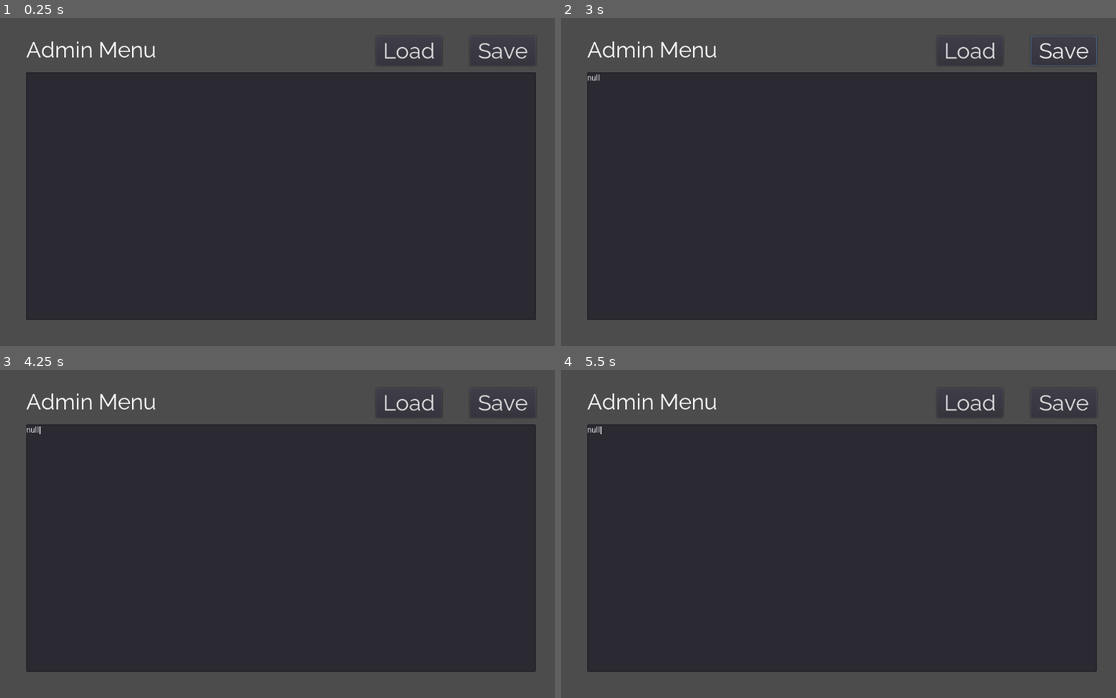
Above: before the commit, frames 1-4 (two rows, left to right).
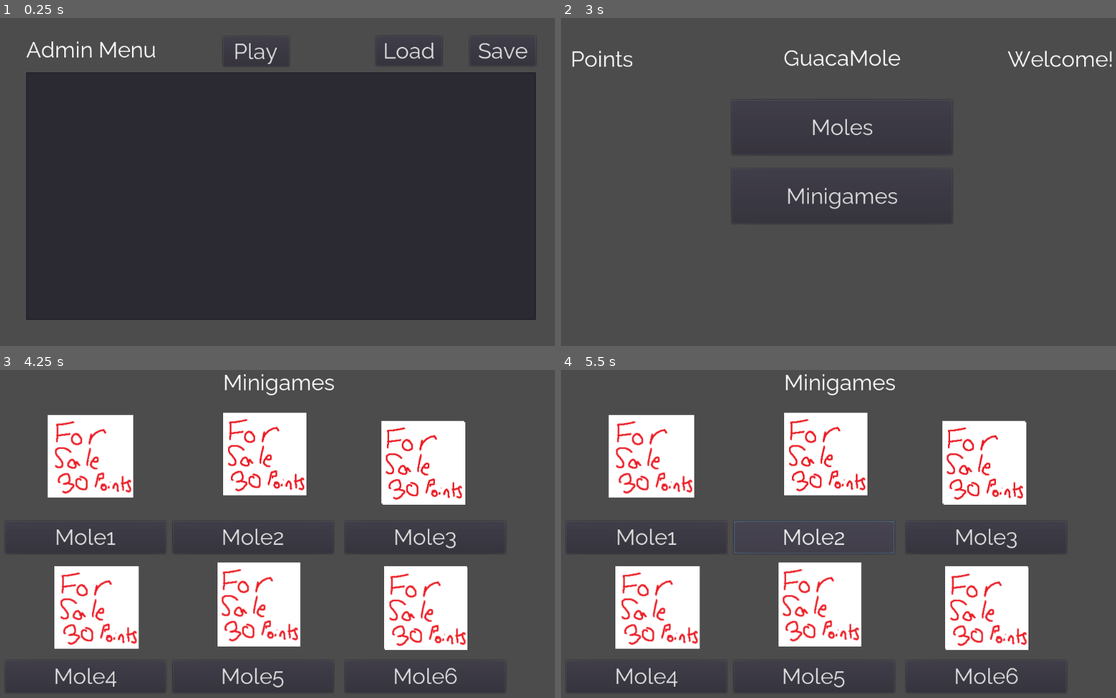
Above: after the commit, the same moments.

Repository: BasedSoup/Guacamole
Game: Godot game, scene res://Scenes/Admin.tscn
Two runs of this game, one before a commit and one after it. Both use one fixed random seed, a clock stepped at 60 frames per second and the inputs below. This scene is started directly instead of the project's main scene.
Inputs (mouse positions are in pixels of both pictures, inside the frame that each line leads up to):
- Up to frame 1 (0.25 s): no input
- Up to frame 2 (3 s): click (844, 195) at 0.52 s; type "Alex" at 0.6 s; click "Load" at 1.25 s; click "Save" at 2 s; click (816, 50) at 2.75 s, where only the run after the commit has a clickable "Play"
- Up to frame 3 (4.25 s): click (283, 478) at 3.5 s, where only the run after the commit has a clickable "Moles"
- Up to frame 4 (5.5 s): click (644, 537) at 4.25 s, where only the run after the commit has a clickable "Mole1"; click (816, 537) at 5 s, where only the run after the commit has a clickable "Mole2"

The runs differ from the first frame. In frame 1, 0.1% of the frame differs, in the area x 40-52%, y 7-15%; in frame 2, 58%; in frame 3, 62%; in frame 4, 64%, in the area x 2-97%, y 1-99%.
Error after the commit: Invalid get index 'Users' (on base: 'Nil'). (res://Scripts/Main.gd:6)

Commit message:
QoL changes and added more to moles scene

Diff:
--- a/Games/TileMatch/Tiles.gd
+++ b/Games/TileMatch/Tiles.gd
@@ -84,3 +84,7 @@
 		totalScore = 0
 	GlobalVar.SaveScore(25+totalScore) # Saves user's score using a previously written function
 	get_tree().change_scene("res://Scenes/Main.tscn") # Returns to main screen
+
+func _input(event):
+	if event.is_action_pressed("back"):
+		get_tree().change_scene("res://Scenes/Minigames.tscn")
--- a/Games/WhackAMole/WhackaMole.gd
+++ b/Games/WhackAMole/WhackaMole.gd
@@ -24,3 +24,7 @@
 		self.disabled = true #if mole is shown then hide
 		GlobalVar.SaveScore(1) # increase score
 		get_parent().get_parent().get_child(1).text = str(GlobalVar.LoadScore()) + (' Points') #changes scoreboard
+
+func _input(event):
+	if event.is_action_pressed("back"):
+		get_tree().change_scene("res://Scenes/Minigames.tscn")
--- a/Scenes/Admin.tscn
+++ b/Scenes/Admin.tscn
@@ -1,10 +1,10 @@
-[gd_scene load_steps=4 format=2]
+[gd_scene load_steps=3 format=2]
 
 [ext_resource path="res://Raleway-40.tres" type="DynamicFont" id=1]
-[ext_resource path="res://Scripts/LoadAdmin.gd" type="Script" id=2]
-[ext_resource path="res://Scripts/SaveAdmin.gd" type="Script" id=3]
+[ext_resource path="res://Scripts/Admin.gd" type="Script" id=2]
 
 [node name="Node2D" type="Node2D"]
+script = ExtResource( 2 )
 
 [node name="Label" type="Label" parent="."]
 margin_left = 50.0
@@ -33,7 +33,6 @@
 margin_bottom = 88.0
 custom_fonts/font = ExtResource( 1 )
 text = "Load"
-script = ExtResource( 2 )
 __meta__ = {
 "_edit_use_anchors_": false
 }
@@ -45,7 +44,21 @@
 margin_bottom = 88.0
 custom_fonts/font = ExtResource( 1 )
 text = "Save"
-script = ExtResource( 3 )
 __meta__ = {
 "_edit_use_anchors_": false
 }
+
+[node name="Play" type="Button" parent="."]
+margin_left = 406.829
+margin_top = 35.0
+margin_right = 526.829
+margin_bottom = 89.0
+custom_fonts/font = ExtResource( 1 )
+text = "Play"
+__meta__ = {
+"_edit_use_anchors_": false
+}
+
+[connection signal="pressed" from="Load" to="." method="loadPressed"]
+[connection signal="pressed" from="Save" to="." method="savePressed"]
+[connection signal="pressed" from="Play" to="." method="playPressed"]
--- a/Scenes/Moles.tscn
+++ b/Scenes/Moles.tscn
@@ -1,8 +1,17 @@
-[gd_scene load_steps=2 format=2]
+[gd_scene load_steps=10 format=2]
 
 [ext_resource path="res://Raleway-40.tres" type="DynamicFont" id=1]
+[ext_resource path="res://Scripts/Moles.gd" type="Script" id=2]
+[ext_resource path="res://Moles/Sprites/Mole1.png" type="Texture" id=3]
+[ext_resource path="res://Moles/Sprites/Mole2.png" type="Texture" id=4]
+[ext_resource path="res://Moles/Sprites/Mole3.png" type="Texture" id=5]
+[ext_resource path="res://Moles/Sprites/Mole5.png" type="Texture" id=6]
+[ext_resource path="res://Moles/Sprites/Mole6.png" type="Texture" id=7]
+[ext_resource path="res://Moles/Sprites/Mole4.png" type="Texture" id=8]
+[ext_resource path="res://Moles/Sprites/ForSale.png" type="Texture" id=9]
 
 [node name="Moles" type="Control"]
+script = ExtResource( 2 )
 __meta__ = {
 "_edit_use_anchors_": false
 }
@@ -11,9 +20,9 @@
 
 [node name="Button" type="Button" parent="Mole1"]
 margin_left = 12.478
-margin_top = 217.144
+margin_top = 276.144
 margin_right = 303.478
-margin_bottom = 276.144
+margin_bottom = 335.144
 custom_fonts/font = ExtResource( 1 )
 text = "Mole1"
 __meta__ = {
@@ -21,16 +30,20 @@
 }
 
 [node name="Sprite" type="Sprite" parent="Mole1"]
+position = Vector2( 164.049, 158.392 )
+texture = ExtResource( 3 )
 
 [node name="ForSale" type="Sprite" parent="Mole1"]
+position = Vector2( 169.323, 157.706 )
+texture = ExtResource( 9 )
 
 [node name="Mole2" type="Node" parent="."]
 
 [node name="Button" type="Button" parent="Mole2"]
 margin_left = 316.148
-margin_top = 217.144
+margin_top = 276.144
 margin_right = 607.147
-margin_bottom = 276.144
+margin_bottom = 335.144
 custom_fonts/font = ExtResource( 1 )
 text = "Mole2"
 __meta__ = {
@@ -38,16 +51,20 @@
 }
 
 [node name="Sprite" type="Sprite" parent="Mole2"]
+position = Vector2( 482.247, 154.149 )
+texture = ExtResource( 4 )
 
 [node name="ForSale" type="Sprite" parent="Mole2"]
+position = Vector2( 483.011, 153.701 )
+texture = ExtResource( 9 )
 
 [node name="Mole3" type="Node" parent="."]
 
 [node name="Button" type="Button" parent="Mole3"]
 margin_left = 628.473
-margin_top = 217.144
+margin_top = 276.144
 margin_right = 919.473
-margin_bottom = 276.144
+margin_bottom = 335.144
 custom_fonts/font = ExtResource( 1 )
 text = "Mole3"
 __meta__ = {
@@ -55,8 +72,12 @@
 }
 
 [node name="Sprite" type="Sprite" parent="Mole3"]
+position = Vector2( 770.746, 171.12 )
+texture = ExtResource( 5 )
 
 [node name="ForSale" type="Sprite" parent="Mole3"]
+position = Vector2( 768.969, 168.768 )
+texture = ExtResource( 9 )
 
 [node name="Mole4" type="Node" parent="."]
 
@@ -72,8 +93,12 @@
 }
 
 [node name="Sprite" type="Sprite" parent="Mole4"]
+position = Vector2( 176.3, 433.067 )
+texture = ExtResource( 8 )
 
 [node name="ForSale" type="Sprite" parent="Mole4"]
+position = Vector2( 179.333, 432.51 )
+texture = ExtResource( 9 )
 
 [node name="Mole5" type="Node" parent="."]
 
@@ -89,8 +114,12 @@
 }
 
 [node name="Sprite" type="Sprite" parent="Mole5"]
+position = Vector2( 472.347, 428.507 )
+texture = ExtResource( 6 )
 
 [node name="ForSale" type="Sprite" parent="Mole5"]
+position = Vector2( 471.568, 426.457 )
+texture = ExtResource( 9 )
 
 [node name="Mole6" type="Node" parent="."]
 
@@ -106,8 +135,12 @@
 }
 
 [node name="Sprite" type="Sprite" parent="Mole6"]
+position = Vector2( 773.575, 432.749 )
+texture = ExtResource( 7 )
 
 [node name="ForSale" type="Sprite" parent="Mole6"]
+position = Vector2( 775.485, 434.704 )
+texture = ExtResource( 9 )
 
 [node name="Label" type="Label" parent="."]
 margin_left = 368.0
--- /dev/null
+++ b/Scripts/Admin.gd
@@ -0,0 +1,31 @@
+extends Node2D
+
+func LoadFile():
+	var usernamesFile = File.new()
+#	usernamesFile.open("user://save_game.dat", File.READ)
+	usernamesFile.open(GlobalVar.savePath, File.READ)
+	var content = JSON.parse(usernamesFile.get_as_text()).result
+	usernamesFile.close()
+	return content
+
+func SaveFile(content):
+	var usernamesFile = File.new()
+#	usernamesFile.open("user://save_game.dat", File.WRITE)
+	usernamesFile.open(GlobalVar.savePath, File.WRITE)
+	usernamesFile.store_string(content)
+	usernamesFile.close()
+
+func loadPressed():
+	get_child(1).text = JSON.print(LoadFile(), "\t")
+	#sets the contents of the text editor to the contents of the file.
+
+func savePressed():
+	JSON.print(SaveFile(get_child(1).text))
+	#sets the save file contents to the contents of the text editor
+
+func playPressed():
+	get_tree().change_scene("res://Scenes/Main.tscn")
+
+func _input(event):
+	if event.is_action_pressed("back"):
+		get_tree().change_scene("res://Scenes/Login.tscn")
--- a/Scripts/LoadAdmin.gd
+++ /dev/null
@@ -1,27 +0,0 @@
-extends Button
-
-
-# Declare member variables here. Examples:
-# var a = 2
-# var b = "text"
-
-
-# Called when the node enters the scene tree for the first time.
-func _ready():
-	pass # Replace with function body.
-
-
-# Called every frame. 'delta' is the elapsed time since the previous frame.
-#func _process(delta):
-#	pass
-func LoadFile():
-	var usernamesFile = File.new()
-#	usernamesFile.open("user://save_game.dat", File.READ)
-	usernamesFile.open("N:/GuacamoleCFG/save_game.dat", File.READ)
-	var content = JSON.parse(usernamesFile.get_as_text()).result
-	usernamesFile.close()
-	return content
-
-func _pressed():
-	get_parent().get_child(1).text = JSON.print(LoadFile(), "\t")
-	#sets the contents of the text editor to the contents of the file.
--- a/Scripts/LoginButton.gd
+++ b/Scripts/LoginButton.gd
@@ -20,6 +20,14 @@
 #func _process(delta):
 #	pass
 #checks if button is pressed
+
+func _input(event):
+	if event.is_action_pressed("back"):
+		get_tree().quit()
+
+	elif event.is_action_pressed("enter"):
+		_pressed()
+
 func _pressed():
 	#gets user info
 	username = get_child(1).text
@@ -31,11 +39,11 @@
 	for each in usersJSON["Users"]:
 		if each["Username"] == username:
 			if each["Password"] == password.sha256_text():
+				GlobalVar.user = counter
 				if username == "Admin":
 					#redirects admin to admin page
 					get_tree().change_scene("res://Scenes/Admin.tscn")
 					return
-				GlobalVar.user = counter
 				#redirects user to main screen
 				get_tree().change_scene("res://Scenes/Main.tscn")
 				return
@@ -45,20 +53,20 @@
 		#creates a new user
 	get_parent().get_child(1).text="New Account Created"
 	newFile = LoadFile()
-	newFile["Users"].append({"Username":username, "Password":password.sha256_text(), "Points":0})
+	newFile["Users"].append({"Username":username, "Password":password.sha256_text(), "Points":0, "Moles":[{"Name":"Mole1", "Unlocked":false, "Happy":false}, {"Name":"Mole2", "Unlocked":false, "Happy":false}, {"Name":"Mole3", "Unlocked":false, "Happy":false}, {"Name":"Mole4", "Unlocked":false, "Happy":false}, {"Name":"Mole5", "Unlocked":false, "Happy":false}, {"Name":"Mole6", "Unlocked":false, "Happy":false}]})
 	print(newFile)
 	SaveFile(JSON.print(newFile))
 #function for saving files
 func SaveFile(content):
 	var usernamesFile = File.new()
-	usernamesFile.open("N:/GuacamoleCFG/save_game.dat", File.WRITE)
+	usernamesFile.open(GlobalVar.savePath, File.WRITE)
 #	usernamesFile.open("user://save_game.dat", File.WRITE)
 	usernamesFile.store_string(content)
 	usernamesFile.close()
 	#function for loading files
 func LoadFile():
 	var usernamesFile = File.new()
-	usernamesFile.open("N:/GuacamoleCFG/save_game.dat", File.READ)
+	usernamesFile.open(GlobalVar.savePath, File.READ)
 #	usernamesFile.open("user://save_game.dat", File.READ)
 	var content = JSON.parse(usernamesFile.get_as_text()).result
 	usernamesFile.close()
--- a/Scripts/Main.gd
+++ b/Scripts/Main.gd
@@ -8,7 +8,7 @@
 
 func LoadFile():
 	var usernamesFile = File.new()
-	usernamesFile.open("N:/GuacamoleCFG/save_game.dat", File.READ)
+	usernamesFile.open(GlobalVar.savePath, File.READ)
 #	usernamesFile.open("user://save_game.dat", File.READ)
 	var content = JSON.parse(usernamesFile.get_as_text()).result
 	usernamesFile.close()
@@ -18,9 +18,12 @@
 
 
 func _on_Moles_pressed():
-	pass # Replace with function body.
+	get_tree().change_scene("res://Scenes/Moles.tscn")
 
 
 func _on_Minigames_pressed():
 	get_tree().change_scene("res://Scenes/Minigames.tscn")
-	pass # Replace with function body.
+
+func _input(event):
+	if event.is_action_pressed("back"):
+		get_tree().change_scene("res://Scenes/Login.tscn")
--- a/Scripts/Minigames Button.gd
+++ b/Scripts/Minigames Button.gd
@@ -15,3 +15,7 @@
 
 func _on_TileMatchButton_pressed():
 	get_tree().change_scene("res://Games/TileMatch/TileMatch.tscn")
+
+func _input(event):
+	if event.is_action_pressed("back"):
+		get_tree().change_scene("res://Scenes/Main.tscn")
--- /dev/null
+++ b/Scripts/Moles.gd
@@ -0,0 +1,15 @@
+extends Node
+
+
+var currentFile = GlobalVar.LoadFile()
+
+
+func _ready():
+	for child in range(len(get_children()) - 1):
+		if currentFile["Users"][GlobalVar.user]["Moles"][child]["Unlocked"]:
+			get_child(child).get_child(2).hide()
+
+
+func _input(event):
+	if event.is_action_pressed("back"):
+		get_tree().change_scene("res://Scenes/Main.tscn")
--- a/Scripts/SaveAdmin.gd
+++ b/Scripts/SaveAdmin.gd
@@ -17,7 +17,7 @@
 func SaveFile(content):
 	var usernamesFile = File.new()
 #	usernamesFile.open("user://save_game.dat", File.WRITE)
-	usernamesFile.open("N:/GuacamoleCFG/save_game.dat", File.WRITE)
+	usernamesFile.open(GlobalVar.savePath, File.WRITE)
 	usernamesFile.store_string(content)
 	usernamesFile.close()
 
--- a/Scripts/globalVar.gd
+++ b/Scripts/globalVar.gd
@@ -4,6 +4,8 @@
 # Declare member variables here. Examples:
 # var a = 2
 # var b = "text"
+const savePath = "D:/Docs/Charlie/GuacamoleCFG/save_game.dat"
+#const path = "N:/GuacamoleCFG/save_game.dat"
 var user
 signal tilePressed
 
@@ -21,7 +23,7 @@
 
 func SaveFile(content):
 	var usernamesFile = File.new()
-	usernamesFile.open("N:/GuacamoleCFG/save_game.dat", File.WRITE)
+	usernamesFile.open(savePath, File.WRITE)
 #	usernamesFile.open("user://save_game.dat", File.WRITE)
 	usernamesFile.store_string(content)
 	usernamesFile.close()
@@ -29,7 +31,7 @@
 
 func LoadFile():
 	var usernamesFile = File.new()
-	usernamesFile.open("N:/GuacamoleCFG/save_game.dat", File.READ)
+	usernamesFile.open(savePath, File.READ)
 #	usernamesFile.open("user://save_game.dat", File.READ)
 	var content = JSON.parse(usernamesFile.get_as_text()).result
 	usernamesFile.close()
--- a/project.godot
+++ b/project.godot
@@ -25,6 +25,19 @@
 window/size/borderless=true
 window/size/always_on_top=true
 
+[input]
+
+back={
+"deadzone": 0.5,
+"events": [ Object(InputEventKey,"resource_local_to_scene":false,"resource_name":"","device":0,"alt":false,"shift":false,"control":false,"meta":false,"command":false,"pressed":false,"scancode":16777217,"unicode":0,"echo":false,"script":null)
+ ]
+}
+enter={
+"deadzone": 0.5,
+"events": [ Object(InputEventKey,"resource_local_to_scene":false,"resource_name":"","device":0,"alt":false,"shift":false,"control":false,"meta":false,"command":false,"pressed":false,"scancode":16777221,"unicode":0,"echo":false,"script":null)
+ ]
+}
+
 [physics]
 
 common/enable_pause_aware_picking=true
Binary file added: Moles/Sprites/ForSale.png
Not shown, added: Moles/Sprites/ForSale.png.import
Binary file added: Moles/Sprites/Mole1.png
Not shown, added: Moles/Sprites/Mole1.png.import
Binary file added: Moles/Sprites/Mole2.png
Not shown, added: Moles/Sprites/Mole2.png.import
Binary file added: Moles/Sprites/Mole3.png
Not shown, added: Moles/Sprites/Mole3.png.import
Binary file added: Moles/Sprites/Mole4.png
Not shown, added: Moles/Sprites/Mole4.png.import
Binary file added: Moles/Sprites/Mole5.png
Not shown, added: Moles/Sprites/Mole5.png.import
(and 2 more such lines)
